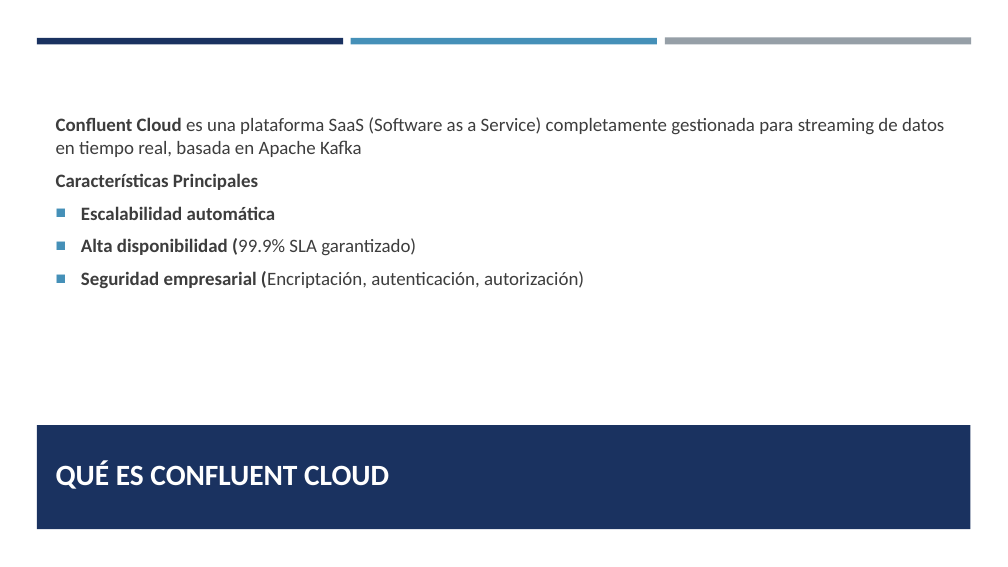
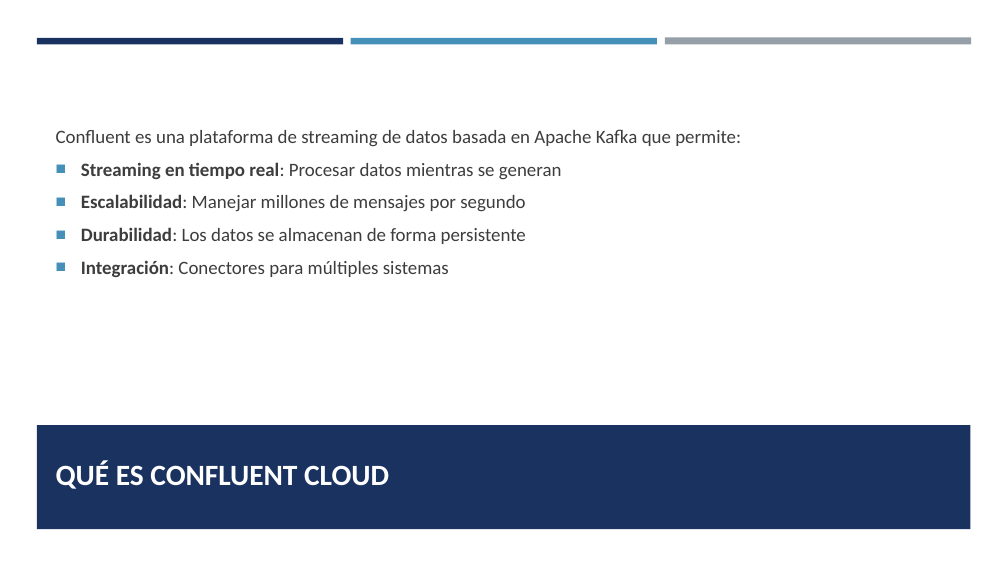
Before and after one commit to VictorSanchezS/AWS-Confluent, a slide deck: slide 2 of Confluent cloud - aws.pptx. Drawn at 1008x567 pixels with LibreOffice and Linux fonts; fonts in the diff are those of the drawing. Boxes give left, top, right and bottom in pixels: in the first picture for what was removed or moved away, otherwise in the second. Text is boxed around its words. In the diff, an @@ line names an element or a change of style, - is before the commit and + after.

```diff
--- a/Confluent cloud - aws.pptx
+++ b/Confluent cloud - aws.pptx
@@ text at bbox=[56, 129, 741, 277]: text changed @@
-Confluent Cloud es una plataforma SaaS (Software as a Service) completamente gestionada para streaming de datos en tiempo real, basada en Apache Kafka
-Características Principales
-■ Escalabilidad automática
-■ Alta disponibilidad (99.9% SLA garantizado)
-■ Seguridad empresarial (Encriptación, autenticación, autorización)
+Confluent es una plataforma de streaming de datos basada en Apache Kafka que permite:
+■ Streaming en tiempo real: Procesar datos mientras se generan
+■ Escalabilidad: Manejar millones de mensajes por segundo
+■ Durabilidad: Los datos se almacenan de forma persistente
+■ Integración: Conectores para múltiples sistemas
```
Also in this commit, not shown: 3 other slides changed, 3 slides added, 1 other file.
